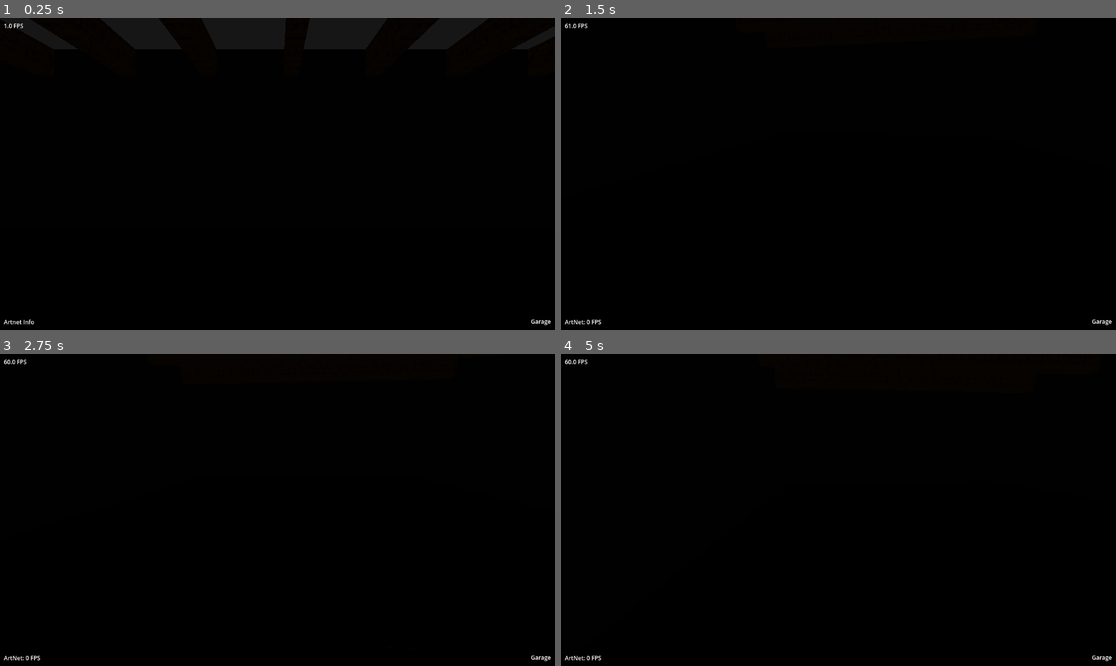
Above: before the commit, frames 1-4 (two rows, left to right).
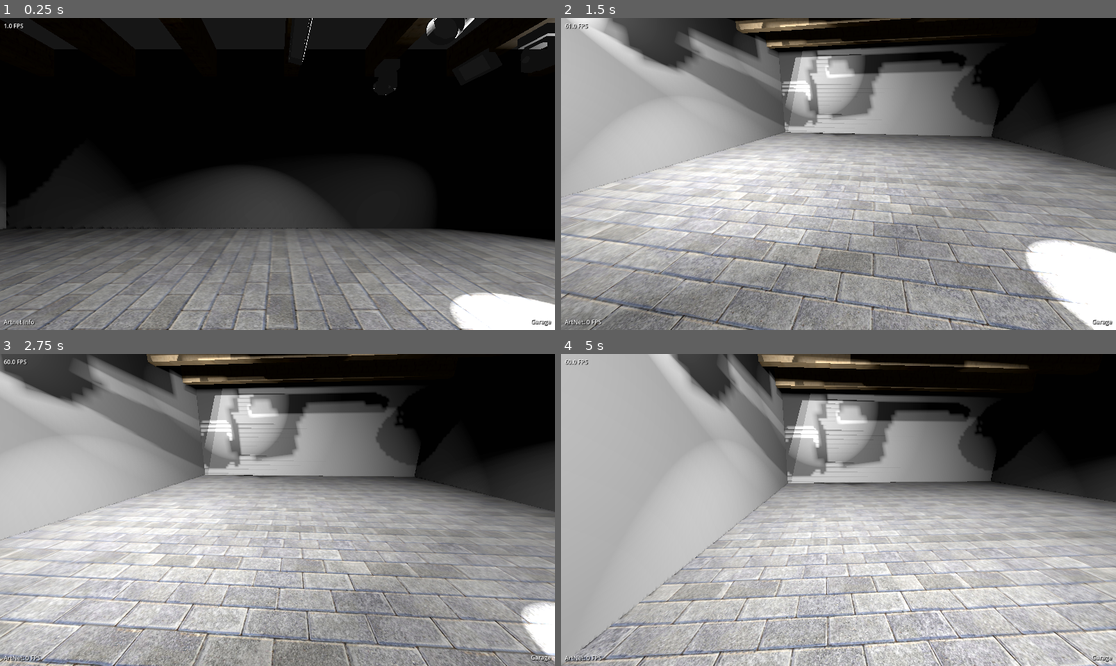
Above: after the commit, the same moments.

Repository: Loewe111/loe-vis-dmx
Game: Godot game, scene res://locations/garage.tscn
Two runs of this game, one before a commit and one after it. Both use one fixed random seed, a clock stepped at 60 frames per second and the inputs below.
Inputs:
- Up to frame 1 (0.25 s): no input
- Up to frame 2 (1.5 s): tap Enter at 0.5 s; hold D (move_right) 0.53-1.28 s; tap Z (move_camera) at 0.6, 1.35 s; hold S (move_backward) from 1.28 s (still down)
- Up to frame 3 (2.75 s): release S (move_backward) at 2.03 s; hold D (move_right) from 2.03 s (still down); tap Z (move_camera) at 2.1 s
- Up to frame 4 (5 s): release D (move_right) at 2.78 s; hold W (move_forward) 2.78-3.53 s; tap Z (move_camera) at 2.85, 3.6, 4.35 s; hold A (move_left) from 3.53 s (still down)

The runs differ from the first frame. In frame 1, 40% of the frame differs, in the area x 0-100%, y 0-100%; in frame 2, 88%; in frame 3, 86%; in frame 4, 87%.
Error before the commit: Parse Error: Cannot find member "MOVING_HEAD" in base "FixtureProfile.FixtureType". (res://core/fixture.gd:132)

Commit message:
add support for amber and uv

Diff:
--- a/core/fixture.gd
+++ b/core/fixture.gd
@@ -129,7 +129,9 @@
 	if (fixture_profile.fixture_type == FixtureProfile.FixtureType.DIMMER or
 		fixture_profile.fixture_type == FixtureProfile.FixtureType.COLOR_CHANGER):
 		fixture = load("res://fixtures/types/par.tscn").instantiate()
-	elif fixture_profile.fixture_type == FixtureProfile.FixtureType.MOVING_HEAD:
+	elif (fixture_profile.fixture_type == FixtureProfile.FixtureType.MOVING_HEAD_SPOT or
+		fixture_profile.fixture_type == FixtureProfile.FixtureType.MOVING_HEAD_WASH or
+		fixture_profile.fixture_type == FixtureProfile.FixtureType.MOVING_HEAD_BEAM):
 		fixture = load("res://fixtures/types/moving_head.tscn").instantiate()
 	elif fixture_profile.fixture_type == FixtureProfile.FixtureType.FLOWER:
 		fixture = load("res://fixtures/types/flower.tscn").instantiate()
@@ -213,6 +215,10 @@
 			_color.blue = _get_channel_value(data, FixtureProfile.DMXChannelType.COLOR_BLUE)
 		if fixture_profile.has_channel(FixtureProfile.DMXChannelType.COLOR_WHITE):
 			_color.white = _get_channel_value(data, FixtureProfile.DMXChannelType.COLOR_WHITE)
+		if fixture_profile.has_channel(FixtureProfile.DMXChannelType.COLOR_AMBER):
+			_color.amber = _get_channel_value(data, FixtureProfile.DMXChannelType.COLOR_AMBER)
+		if fixture_profile.has_channel(FixtureProfile.DMXChannelType.COLOR_UV):
+			_color.uv = _get_channel_value(data, FixtureProfile.DMXChannelType.COLOR_UV)
 
 	elif capabilities["color_changer"]:
 		var color_index = _get_channel_value(data, FixtureProfile.DMXChannelType.COLOR_WHEEL)
